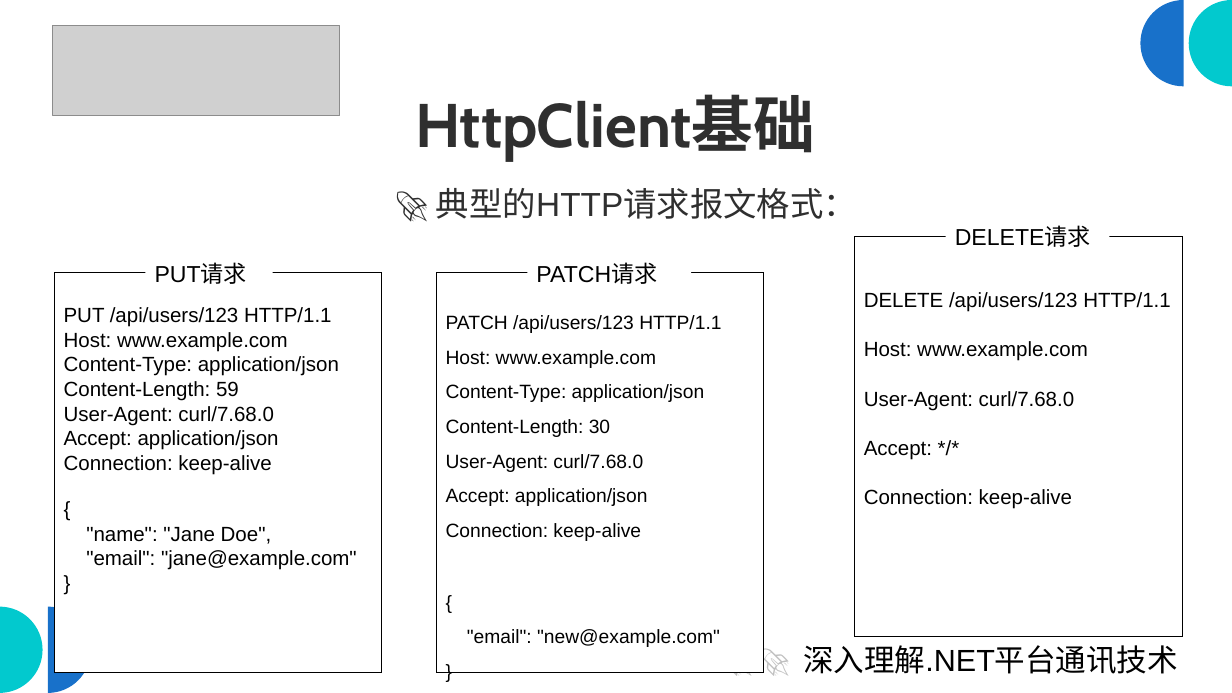
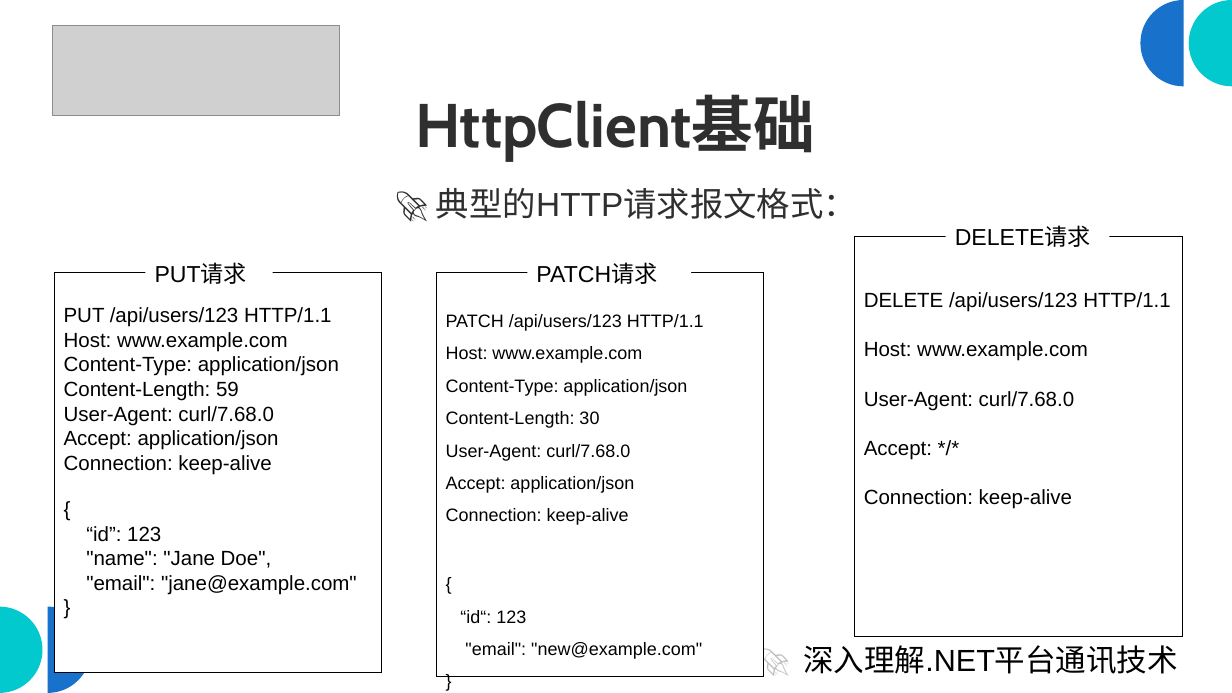
Before and after one commit to scottfly189/dotnet_net_course, a slide deck: slide 7 of src/1.HttpClientDemo/HttpClient_IHttpClientFactory_Polly.odp. Drawn at 1232x693 pixels with LibreOffice and Linux fonts; fonts in the diff are those of the drawing; grey boxes stand for pictures. Boxes give left, top, right and bottom in pixels: in the first picture for what was removed or moved away, otherwise in the second. Text is boxed around its words. In the diff, an @@ line names an element or a change of style, - is before the commit and + after.

```diff
--- a/src/1.HttpClientDemo/HttpClient_IHttpClientFactory_Polly.odp
+++ b/src/1.HttpClientDemo/HttpClient_IHttpClientFactory_Polly.odp
@@ rectangle "PATCH /api/users/123 HTTP/1.1": place and size @@
-rectangle "PATCH /api/users/123 HTTP/1.1" at [436,272,763,672]
+rectangle "PATCH /api/users/123 HTTP/1.1" at [436,272,763,676]
@@ text in rectangle at [446,314,704,659]: size 15 to 14 pt @@
@@ text in rectangle at [86,526,161,542]: paragraph added @@
+“id”: 123
@@ text in rectangle at [460,610,526,623]: paragraph added @@
+“id“: 123
```
Also in this commit, not shown: 15 other slides changed, 1 slide added, 1 slide removed, 18 other files.
